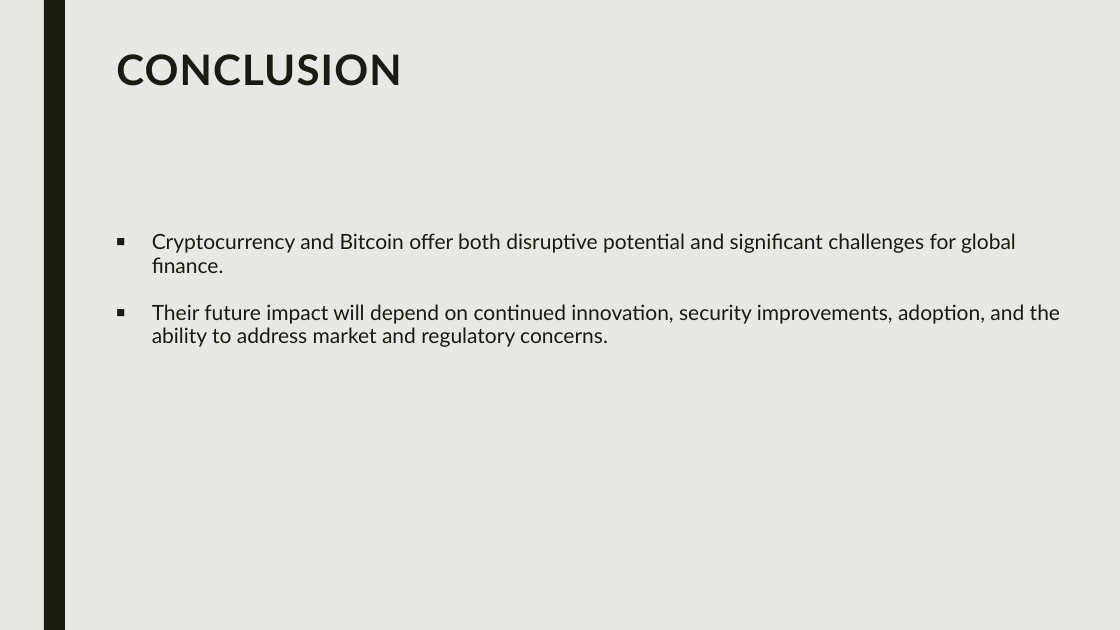
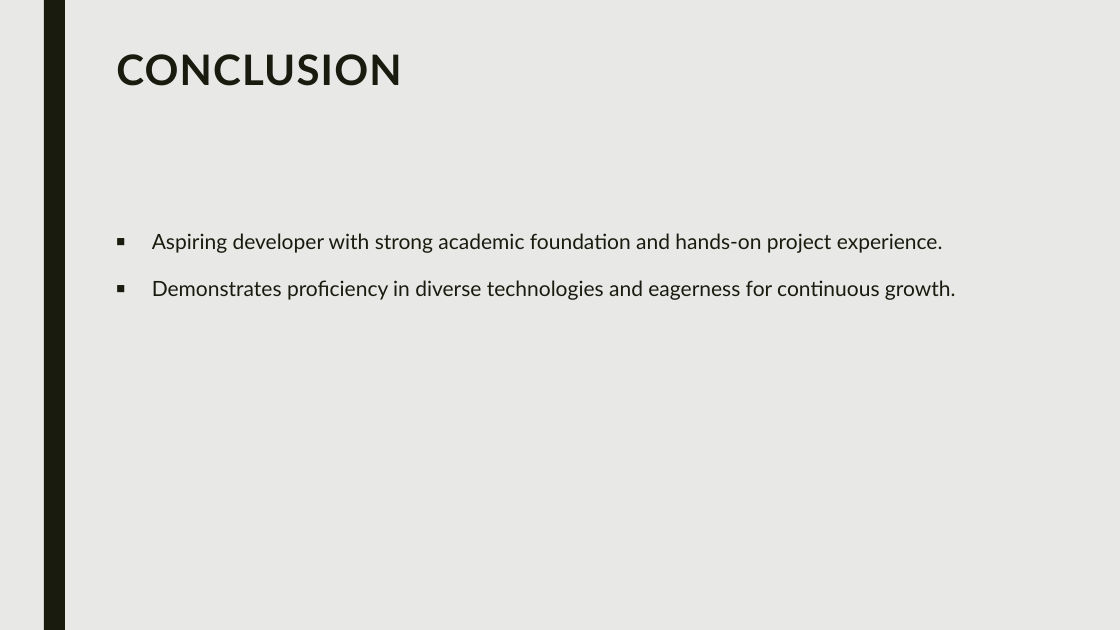
Before and after one commit to Sanyam33/Document-To-PPT-Converter, a slide deck: slide 16 of summary.pptx. Drawn at 1120x630 pixels with LibreOffice and Linux fonts; fonts in the diff are those of the drawing. Boxes give left, top, right and bottom in pixels: in the first picture for what was removed or moved away, otherwise in the second. Text is boxed around its words. In the diff, an @@ line names an element or a change of style, - is before the commit and + after.

```diff
--- a/summary.pptx
+++ b/summary.pptx
@@ text at (152, 233, 956, 300): text changed @@
-■ Cryptocurrency and Bitcoin offer both disruptive potential and significant challenges for global finance.
-■ Their future impact will depend on continued innovation, security improvements, adoption, and the ability to address market and regulatory concerns.
+■ Aspiring developer with strong academic foundation and hands-on project experience.
+■ Demonstrates proficiency in diverse technologies and eagerness for continuous growth.
```
Also in this commit, not shown: 14 slides added, 14 slides removed, 3 other files.
